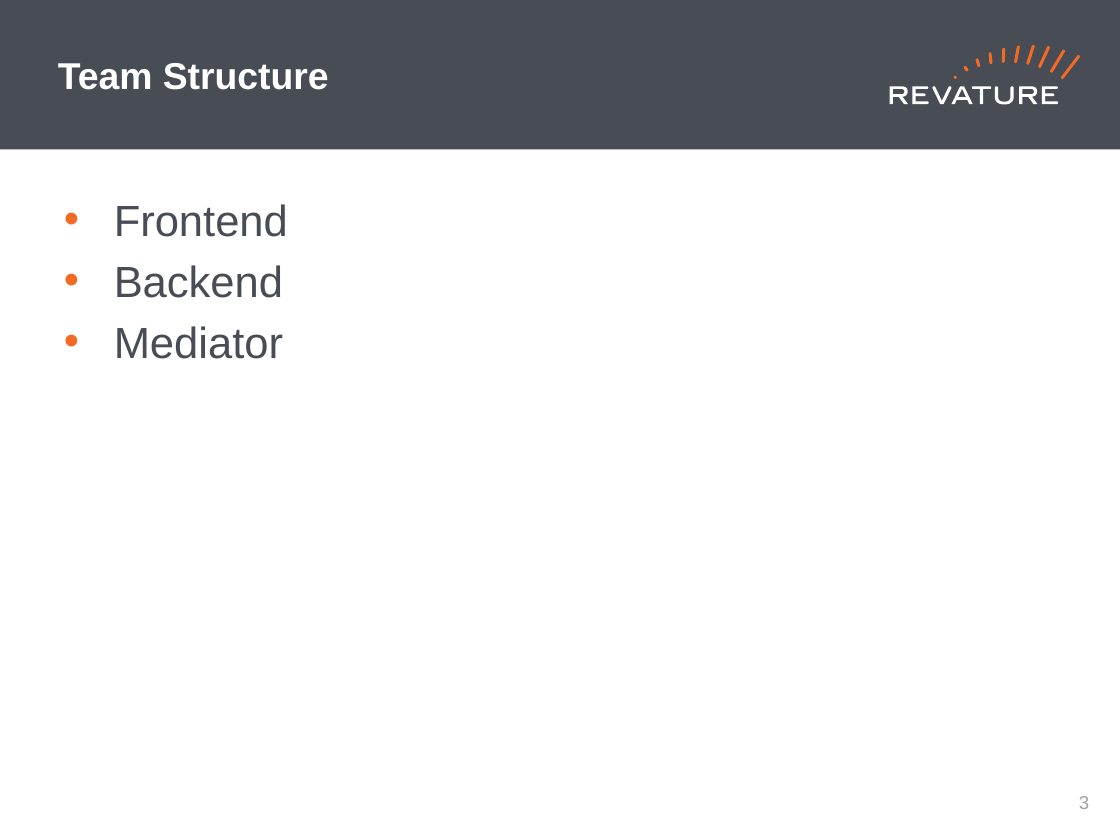
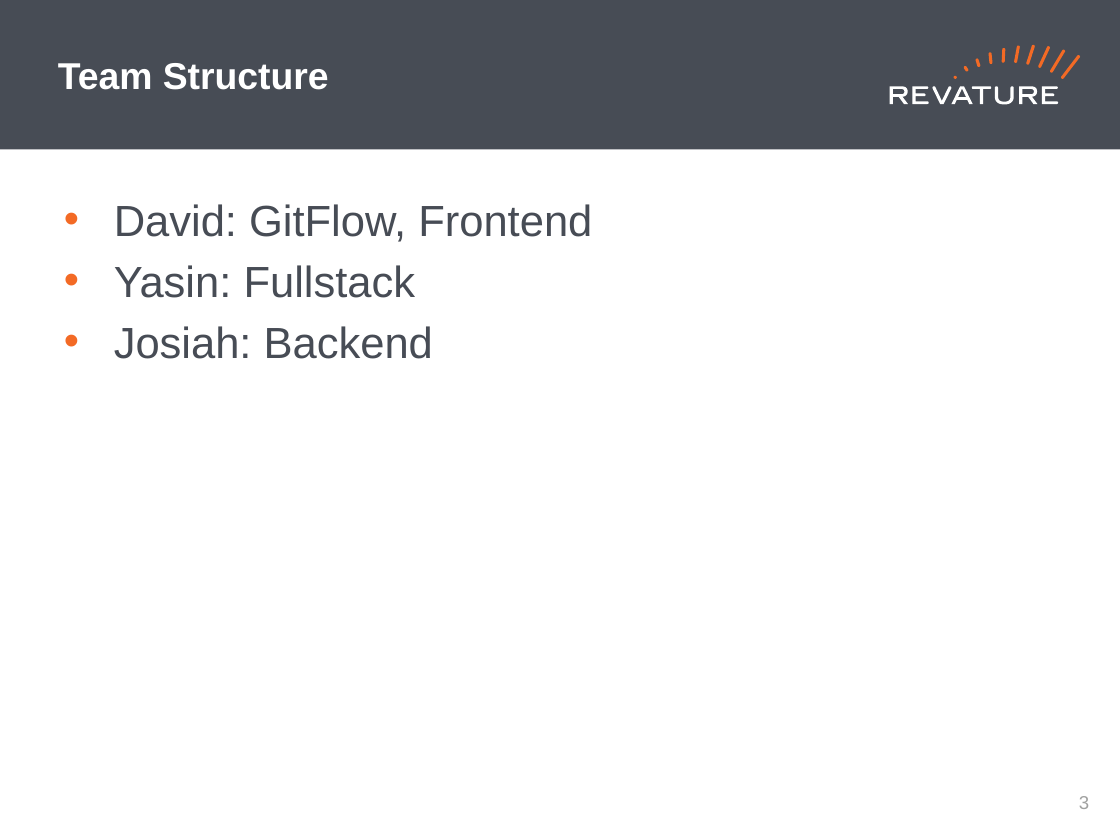
Before and after one commit to DavidKaza/skybank, a slide deck: slide 4 of Revature_PPT_Template (1).pptx. Drawn at 1120x840 pixels with LibreOffice and Linux fonts; fonts in the diff are those of the drawing. Boxes give left, top, right and bottom in pixels: in the first picture for what was removed or moved away, otherwise in the second. Text is boxed around its words. In the diff, an @@ line names an element or a change of style, - is before the commit and + after.

```diff
--- a/Revature_PPT_Template (1).pptx
+++ b/Revature_PPT_Template (1).pptx
@@ text at [114,204,592,359]: text changed @@
-• Frontend
-• Backend
-• Mediator
+• David: GitFlow, Frontend
+• Yasin: Fullstack
+• Josiah: Backend
```
Also in this commit, not shown: 6 other slides changed, 1 slide added, 4 slides removed.
